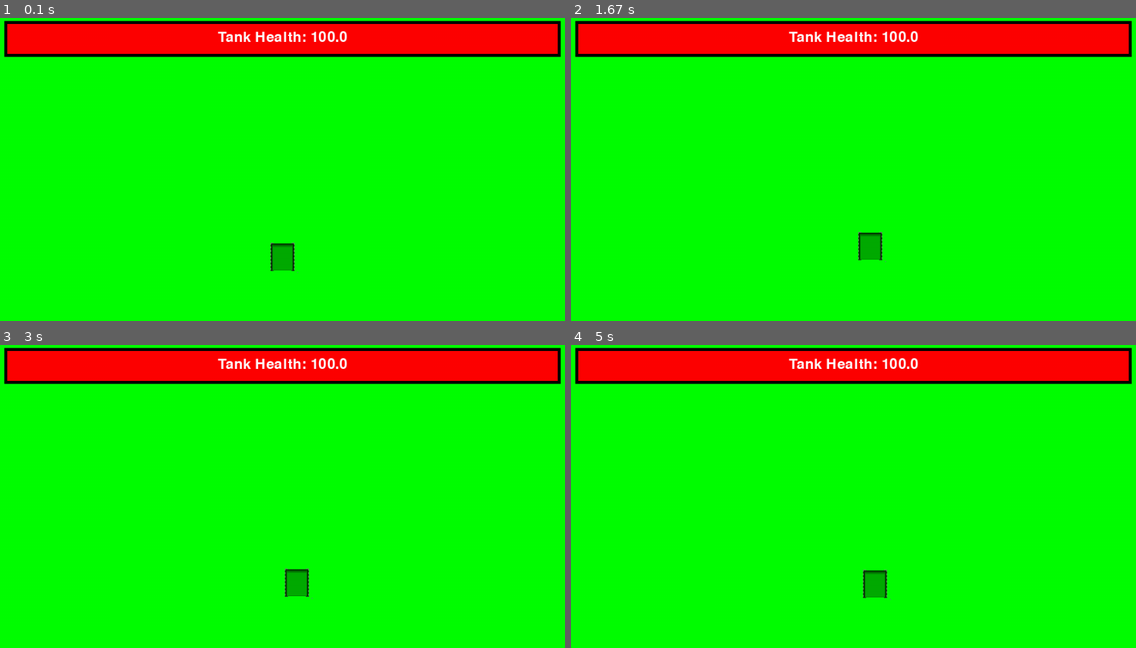
Above: before the commit, frames 1-4 (two rows, left to right).
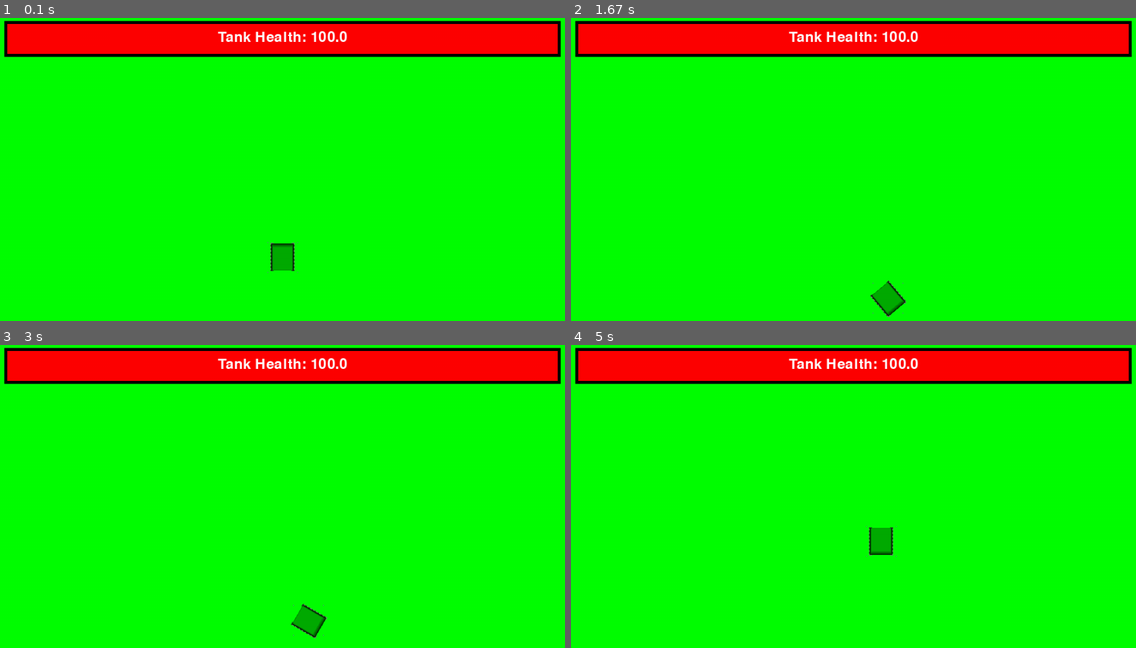
Above: after the commit, the same moments.

Repository: lorenzosharks/pygame_thingamajig
Game: pygame game, started from game.py
Two runs of this game, one before a commit and one after it. Both use one fixed random seed, a clock stepped at 60 frames per second and the inputs below.
Inputs:
- Up to frame 1 (0.1 s): no input
- Up to frame 2 (1.67 s): hold R 0.33-0.8 s; hold D 0.33-0.8 s; hold D 0.83-1.3 s; hold W 1.33-1.63 s
- Up to frame 3 (3 s): hold D 1.67-2.13 s; hold A 2.17-2.7 s; hold S from 2.73 s (still down)
- Up to frame 4 (5 s): release S at 3.03 s; hold A 3.07-3.47 s; hold W 3.5-3.87 s; hold D 3.9-4.53 s; hold S 4.57-4.93 s; hold A from 4.97 s (still down)

The runs differ from the first frame. In frame 1, less than 0.1% of the frame differs, in the area x 47-53%, y 73-85%; in frame 2, 0.8%, in the area x 50-60%, y 70-99%; in frame 3, 0.8%; in frame 4, 0.8%.

Commit message:
lots of stuff (tank related)

Diff:
--- a/bordercontrol.py
+++ /dev/null
@@ -1,15 +0,0 @@
-# bordercontrol.py
-
-def border_control(playerC1, playerC3, screenW, screenH):
-    allowA = allowW = allowD = allowS = True
-
-    if playerC1.x == 0:
-        allowA = False
-    if playerC1.y == 0:
-        allowW = False
-    if playerC3.x == screenW:
-        allowD = False
-    if playerC3.y == screenH:
-        allowS = False
-
-    return allowA, allowW, allowD, allowS
--- a/game.py
+++ b/game.py
@@ -1,14 +1,9 @@
 # main.py
-
 import pygame
 from character import Character
-from bordercontrol import border_control
 import math
 
-
 rectangle = Character(100, 0, 0, 0, 0, 0)
-
-tank_speed = 1
 
 print(rectangle.attack)
 
@@ -16,7 +11,7 @@
 
 player_image = pygame.image.load("tank.png")  # Replace "player.png" with the path to your image
 
-smallerimage = pygame.transform.scale(player_image, (50, 50))
+player_image = pygame.transform.scale(player_image, (50, 50))
 
 # sizing and coordinates
 screenW = 1000
@@ -25,10 +20,10 @@
 sizeW = 50
 sizeH = 50
 
-x = screenW // 2 - smallerimage.get_width() // 2
-y = screenH // 2 - smallerimage.get_height() // 2
-OGx = screenW // 2 - smallerimage.get_width() // 2
-OGy = screenH // 2 - smallerimage.get_height() // 2
+x = screenW // 2 - player_image.get_width() // 2
+y = screenH // 2 - player_image.get_height() // 2
+OGx = screenW // 2 - player_image.get_width() // 2
+OGy = screenH // 2 - player_image.get_height() // 2
 
 health = screenW - 80
 
@@ -48,25 +43,52 @@
 
 # Initialize rotation angle
 angle = 0
+angle_radians = 0
+
+# miscellneos (ie cheats)
+actual_tankspeed = 5
+tank_speed = 0 # dont change this fella
+rotation_speed = 5
+backward_speed = 1
 
 while run:
 
+    screen.fill("green")
+
     key = pygame.key.get_pressed()
-    if key[pygame.K_e]:
-        angle -= 1  # Rotate counter-clockwise
-    if key[pygame.K_q]:
-        angle += 1  # Rotate clockwis
+
+    if key[pygame.K_d]:
+        angle -= rotation_speed  # Rotate counter-clockwise
+        angle_radians -= math.radians(rotation_speed)
+
+    if key[pygame.K_a]:
+        angle += rotation_speed
+        angle_radians += math.radians(rotation_speed)
+
     if allowW and key[pygame.K_w]:
-        y -= tank_speed
+        tank_speed = actual_tankspeed
+        y -= tank_speed*math.cos(angle_radians)
+        x -= tank_speed*math.sin(angle_radians)
+    else:
+        tank_speed = 0
+
     if allowS and key[pygame.K_s]:
-        y += tank_speed
-    if allowA and key[pygame.K_a]:
-        x -= tank_speed
-    if allowD and key[pygame.K_d]:
-        x += tank_speed
+        tank_speed = backward_speed
+        y += backward_speed*math.cos(angle_radians)
+        x += backward_speed*math.sin(angle_radians)
+    else:
+        tank_speed = 0
+
     if key[pygame.K_r]:
         x = OGx
         y = OGy
+        angle_radians = 0
+        angle = 0
+
+    if health < 0:
+        health = 0
+        allowed = False
+
     if allowed:
         if key[pygame.K_l]:
             health -= 5
@@ -74,27 +96,40 @@
             if key[pygame.K_p]:
                 health += 5
 
-    if health < 0:
-        health = 0
-        allowed = False
+    # if allowW and key[pygame.K_w]:
+    #     y -= tank_speed
 
-    for event in pygame.event.get():
-        if event.type == pygame.QUIT:
-            run = False
+    # if allowS and key[pygame.K_s]:
+    #     y += tank_speed
+
+    # if allowA and key[pygame.K_a]:
+    #     x -= tank_speed
+
+    # if allowD and key[pygame.K_d]:
+    #     x += tank_speed
+
+    playerC1 = pygame.draw.rect(screen, "purple", (x, y, 1, 1))
+    playerC2 = pygame.draw.rect(screen, "purple", (x + sizeW, y, 1, 1))
+    playerC3 = pygame.draw.rect(screen, "purple", (x + sizeW, y + sizeH, 1, 1))
+    playerC4 = pygame.draw.rect(screen, "purple", (x, y + sizeH, 1, 1))
+
+    # Update collision detection
+    if x < 0:
+        x = 0
+    elif x > screenW - sizeW:
+        x = screenW - sizeW
+    if y < 0:
+        y = 0
+    elif y > screenH - sizeH:
+        y = screenH - sizeH
 
     # Rotate the image
-    rotated_image = pygame.transform.rotate(smallerimage, angle)
+    rotated_image = pygame.transform.rotate(player_image, angle)
     rotated_rect = rotated_image.get_rect(center=(x + sizeW // 2, y + sizeH // 2))
 
-    screen.fill("green")
 
     # Draw the rotated image
     screen.blit(rotated_image, rotated_rect.topleft)
-    playerC1 = pygame.draw.rect(screen, "green", (x, y, 1, 1))
-    playerC3 = pygame.draw.rect(screen, "purple", (x + sizeW, y + sizeH, 1, 1))
-
-    # Update collision detection
-    allowA, allowW, allowD, allowS = border_control(playerC1, playerC3, screenW, screenH)
 
     # Health bar stuff
     healthbar = pygame.draw.rect(screen, "black", (35, 5, screenW - 70, 60))
@@ -107,4 +142,9 @@
     pygame.display.update()
     dt = clock.tick(60) / 1000
 
+    for event in pygame.event.get():
+        if event.type == pygame.QUIT:
+            run = False
+
+
 pygame.quit()
--- a/test.py
+++ b/test.py
@@ -1,43 +1,38 @@
-# Example file showing a circle moving on screen
 import pygame
 
-# pygame setup
+# Initialize Pygame
 pygame.init()
-screen = pygame.display.set_mode((1280, 720))
-clock = pygame.time.Clock()
+
+# Set up the display
+width, height = 800, 600
+screen = pygame.display.set_mode((width, height))
+
+# Colors
+green = pygame.Surface((10, 10))
+green.fill((0, 255, 0))
+
+purple = pygame.Surface((10, 10))
+purple.fill((128, 0, 128))
+
+# Coordinates
+x, y = 100, 100
+sizeW, sizeH = 50, 50
+
+# Main loop
 running = True
-dt = 0
-
-player_pos = pygame.Vector2(screen.get_width() / 2, screen.get_height() / 2)
-
 while running:
-    # poll for events
-    # pygame.QUIT event means the user clicked X to close your window
     for event in pygame.event.get():
         if event.type == pygame.QUIT:
             running = False
 
-    # fill the screen with a color to wipe away anything from last frame
-    screen.fill("purple")
+    # Fill the background with white
+    screen.fill((255, 255, 255))
 
-    pygame.draw.circle(screen, "red", player_pos, 40)
+    # Blit the colored rectangles (1x1 pixel)
+    screen.blit(green, (x, y))
+    screen.blit(purple, (x + sizeW, y + sizeH))
 
-    keys = pygame.key.get_pressed()
-    if keys[pygame.K_w]:
-        player_pos.y -= 300 * dt
-    if keys[pygame.K_s]:
-        player_pos.y += 300 * dt
-    if keys[pygame.K_a]:
-        player_pos.x -= 300 * dt
-    if keys[pygame.K_d]:
-        player_pos.x += 300 * dt
-
-    # flip() the display to put your work on screen
+    # Update the display
     pygame.display.flip()
 
-    # limits FPS to 60
-    # dt is delta time in seconds since last frame, used for framerate-
-    # independent physics.
-    dt = clock.tick(60) / 1000
-
 pygame.quit()
